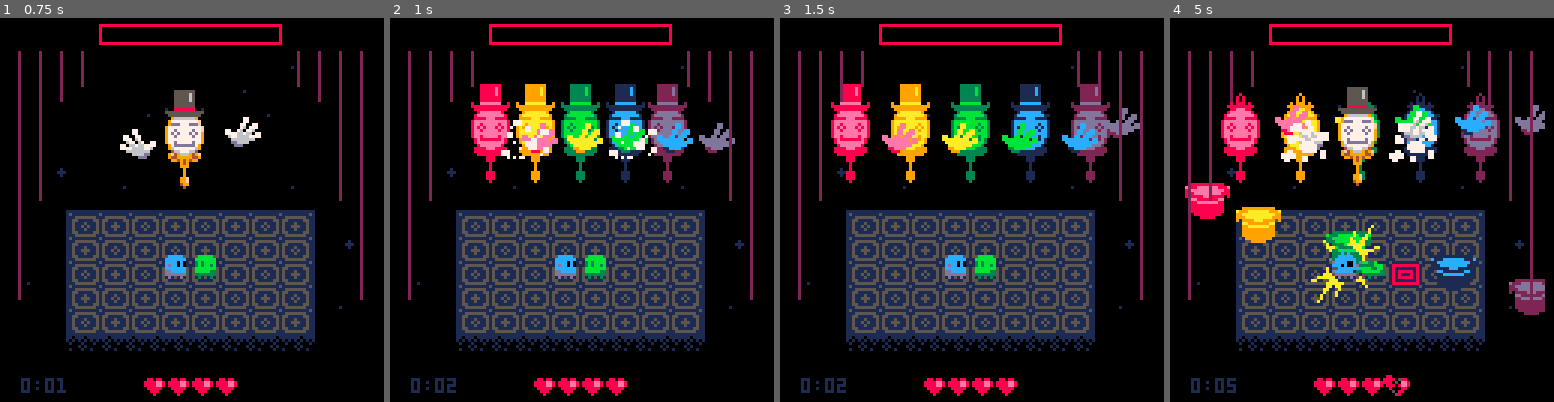
Above: before the commit, frames 1-4 (left to right).
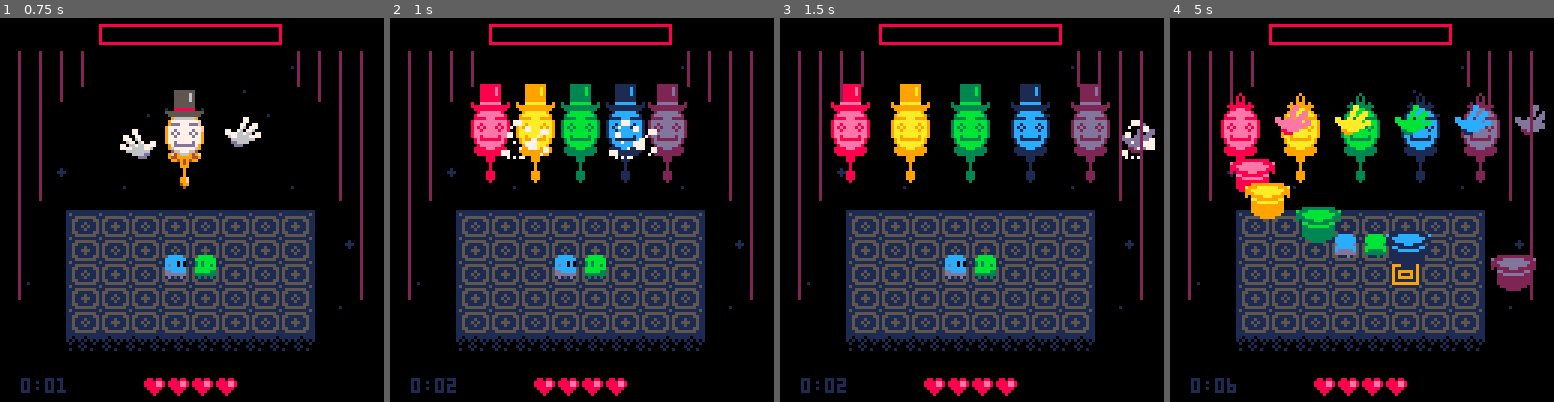
Above: after the commit, the same moments.

Repository: aylanonsense/just-one-boss
Game: PICO-8 cartridge cart.p8
Two runs of this game, one before a commit and one after it. Both use one fixed random seed, a clock stepped at 60 frames per second and the inputs below.
Inputs:
- Up to frame 1 (0.75 s): tap X (X key) at 0.33 s; tap O (Z key) at 0.7 s
- Up to frame 2 (1 s): no input
- Up to frame 3 (1.5 s): tap X (X key) at 1.07 s
- Up to frame 4 (5 s): hold Right 1.6-2.1 s; tap O (Z key) every 0.4 s from 1.7 to 4.9 s; tap X (X key) at 1.85, 2.97, 4.08 s; hold Up 2.15-2.42 s; hold Right 2.47-3.03 s; hold Left 3.08-3.58 s; hold Down 3.63-3.97 s; hold Right 4.02-4.68 s; hold Up from 4.73 s (still down)

Frame 1 is identical in both runs. In frame 2, 1.6% of the frame differs, in the area x 34-90%, y 27-36%; in frame 3, 2.2%; in frame 4, 11%, in the area x 3-98%, y 17-99%.

Commit message:
Adding more sounds and tweaking attack timings

Diff:
--- a/cart.p8
+++ b/cart.p8
@@ -26,17 +26,18 @@
 	15:	flower spawn
 	16:	flower bloom
 	17:	player hurt
-~	18:	player heal
-~	19: player teeter
-~	20:	player bump
+	18:	player heal
+	19: player teeter
+	20:	player bump
 	21:	coin flip
 	22:	coin land
-~	23:	spell cast
-~	24:	menu advance
-~	25:	bunny spawn
-~	26:	hat throw
-~	27:	bouquet reveal
-~	28:	bouquet hide
+	23:	spell cast
+	24:	menu advance
+	25:	bunny spawn
+	26:	hat throw
+	27:	bouquet reveal
+	28:	bouquet hide
+	29:	player step
 	...
 	32:	drums
 	33:	drums #2
@@ -66,10 +67,10 @@
 audio channels:
 		music		sfx
 		-----		---
-	0:	melody		player hurt / player heal / player teeter
-	1:	bass		laser / flower spawn / flower bloom / coin flip / coin land / spell cast / hat throw
+	0:	melody		player hurt / player heal
+	1:	bass		laser / flower spawn / flower bloom / coin flip / coin land / spell cast / hat throw / player step
 	2:	percussion	card throw / poof / forceful poof / pound / player bump / bunny spawn
-	3:	-			tile spawn / tile collect / tile particle / bouquet reveal / bouquet hide
+	3:	-			tile spawn / tile collect / tile particle / bouquet reveal / bouquet hide / player teeter
 
 -- player hurt / boss sounds (high priority), player sounds (low priority)
 
@@ -86,52 +87,35 @@
             ^     ^
            c=1   c=2
 
-todo:
-	sound effects + music
-	hard mode
-	gameplay tweaks
-	playtesting
-
-expected tokens for music/sound effects: 113
-that means token limit before sounds is: 8079
-
-
-32 tokens can be saved by getting rid of skip_title_screen
-41 tokens can be saved by getting rid of skip_phase_change_animations
-~2 tokens can be saved by moving rainbow_frames off of boss_health
-~50 tokens can be saved by making decide_next_action use the spritesheet for data
-~19 tokens can be saved by combining despawn_coins with throw_coins
-~10 tokens can be saved by using rnd_dir() in places were it's appropriate
-10 tokens can be saved if we're okay having single-line spacing on the title screen
-
-entity classes with opportunities for improvement:
-	entity 4: curtains
-	entity 22: magic_mirror
-		init
-		on_death
-		decide_next_action
-		appear
-		disappear
-		phase_change
-		despawn_coins
-	entity 24: magic_mirror_hand
-
-todo
-	play through the game, fix bugs, tweak it, get it to a point you enjoy
-	then build out hard mode, with a final phase
-
-hard mode:
-	phase 4:
-		conjure flowers that covers the whole floor, but different colors
-		throw top hats all at once
-		shoot lasers a bunch
-		throw cards continuously
 
 bug: ease_in_out does not exist?
 bug: hard mode credits revert to normal mode credits on activation
 bug: after beating game, ui is displayed around title screen
 bug: crash relating to promises
 bug: init score to account for lost points when skipping the intro
+
+todo
+	boss intro music
+	peeps should be able to start from where they left off with a score penalty
+	longer boss fight music
+	put the drum solo into the melody line
+	death music
+	victory music
+	make flower and bouquet sounds use the same voice
+	coin destroyed sound
+	the spell cast sound is lame
+	reflection and player should break coin at same time
+	bunny sound doesn't play
+	the boss reels for a long time at the end
+	the menu advance tone is a bit sad :(
+	heart sound could be happier and louder
+hard mode:
+	coin ting interrupted by coin slam sound
+	need a wwoooooooooeeeeooow sound during hard mode phase change to phase 2
+	need a reflection spawn sound
+	hat needs to not be on same channel as coin and it needs a better, bouncier sound
+	need extended laser sound for phase 4
+	credits screen changes to normal mode after advancing through the menu
 ]]
 
 -->/8
@@ -254,7 +238,6 @@
 		function(self)
 			self:draw_sprite(23,-29,0,71,47,16)
 			self:draw_sprite(23,-47,0,88,47,40)
-			print_centered("(just a demo)",self.x+0.5,115,5)
 			-- hard mode prompt
 			if self:draw_prompt("start") and dget(0)>0 then
 				pal(13,8)
@@ -457,7 +440,7 @@
 				if self.prev_col!=col or self.prev_row!=row then
 					-- teeter off the edge of the earth if the player tries to move off the map
 					if col!=mid(1,col,8) or row!=mid(1,row,5) then
-						sfx(19,0) -- player teeter
+						sfx(19,3) -- player teeter
 						self:undo_step()
 						self.teeter_frames=11
 					end
@@ -505,6 +488,9 @@
 		end,
 		step=function(self,dir)
 			if not self.step_dir and self.teeter_frames<=0 and self.default_counter<=0 and self.stun_frames<=0 then
+				if boss_health.health<=0 and boss_phase<=0 then
+					sfx(29,1) -- player step
+				end
 				self.facing,self.step_dir,self.step_frames,self.next_step_dir=dir,dir,4 -- ,nil
 				return true
 			end
@@ -1067,7 +1053,8 @@
 								-- hat barrage
 								"return_to_ready_position",
 								10,
-								{self.left_hand,"disappear"})
+								{self.left_hand,"disappear"},
+								{self.right_hand,"disappear"})
 								:and_then_repeat(5,
 									function()
 										spawn_reflection(40-20*n,
@@ -1079,12 +1066,12 @@
 									end)
 								:and_then_sequence(
 								{self,"disappear"},
-								120,
+								145,
 								"appear",
-								20)
+								30)
 								-- laser barrage
 								:and_then_repeat(4,
-									5,
+									10,
 									"disappear",
 									{"set_expression",5},
 									function()
@@ -1372,7 +1359,8 @@
 			return self:promise_sequence(
 				"set_all_idle",
 				{self.left_hand,"disappear"},
-				{self.right_hand,"move",self.x+5,self.y-6,15,linear},
+				{self.right_hand,"appear"},
+				{"move",self.x+5,self.y-6,15,linear},
 				{"set_pose",1},
 				30,
 				"set_pose",
@@ -1575,7 +1563,7 @@
 					ternary_hard_mode(2,12),
 					function()
 						sfx(14,1) -- laser
-						self.default_counter=31
+						self.default_counter=ternary(long_duration,173,31)
 					end,
 					12,
 					-- shoot a laser
Not shown, changed: the music (__music__) section of cart.p8
Not shown, changed: the sound effects (__sfx__) section of cart.p8
